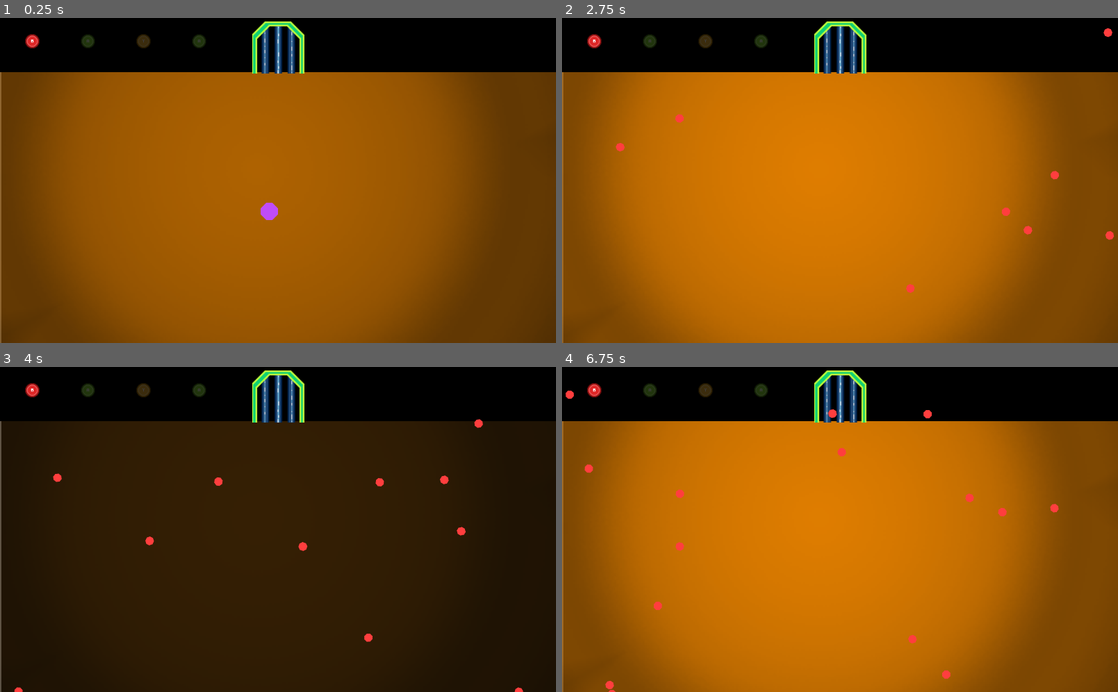
Above: before the commit, frames 1-4 (two rows, left to right).
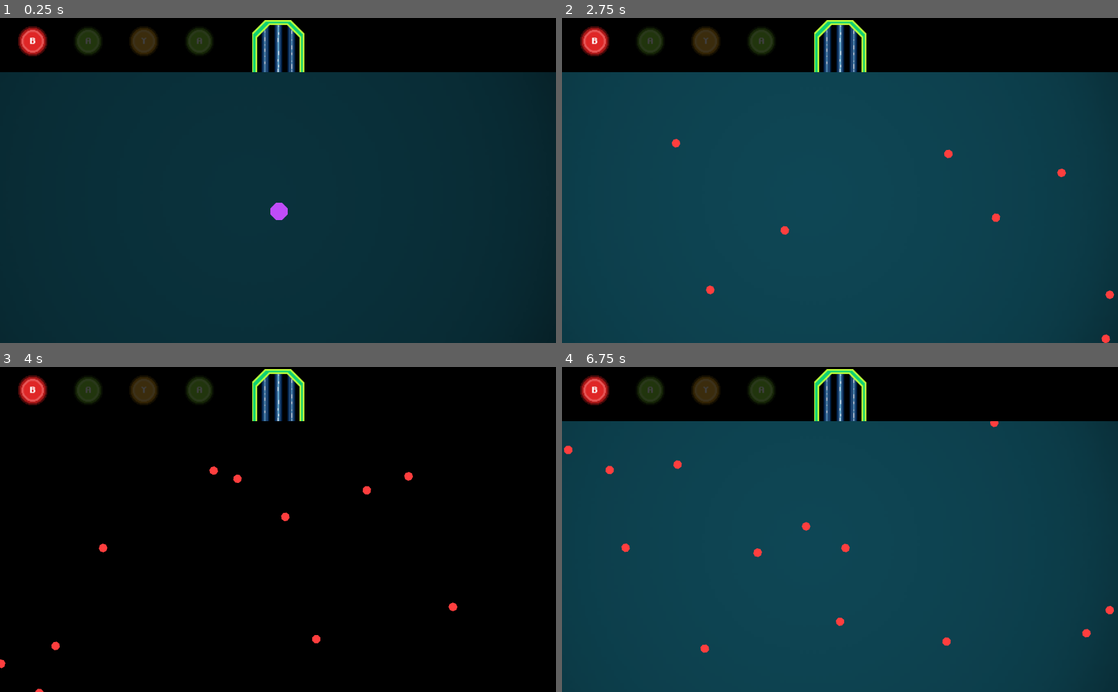
Above: after the commit, the same moments.

Repository: Agaetis-IT/inky-escape
Game: Godot game, scene res://Main.tscn
Same seed, same stepped clock (60 frames per second), same inputs: the game is played once before the commit and once after it.
Inputs:
- Up to frame 1 (0.25 s): no input
- Up to frame 2 (2.75 s): hold Right (ui_right) 0.53-1.28 s; hold Down (ui_down) 1.28-2.03 s; hold Right (ui_right) from 2.03 s (still down)
- Up to frame 3 (4 s): release Right (ui_right) at 2.78 s; hold Up (ui_up) 2.78-3.53 s; hold Left (ui_left) from 3.53 s (still down)
- Up to frame 4 (6.75 s): release Left (ui_left) at 5.03 s; hold Down (ui_down) 5.03-5.78 s; hold Right (ui_right) 5.78-6.53 s; hold Up (ui_up) from 6.53 s (still down)

The runs differ from the first frame. In frame 1, 85% of the frame differs, in the area x 0-100%, y 0-100%; in frame 2, 85%; in frame 3, 85%; in frame 4, 85%.

Commit message:
:lipstick: better UI

Diff:
--- a/Bullet/Bullet.gd
+++ b/Bullet/Bullet.gd
@@ -3,8 +3,8 @@
 export (int) var speed = 150
 
 func _on_VisibilityNotifier2D_screen_exited():
-	queue_free()
+    queue_free()
 
 func _process(delta):
-	var velocity = Vector2(speed ,0).rotated(rotation)
-	position += velocity * delta
+    var velocity = Vector2(speed ,0).rotated(rotation)
+    position += velocity * delta
--- a/Door/Door.gd
+++ b/Door/Door.gd
@@ -7,13 +7,13 @@
 var door_numbers = 3
 # Called when the node enters the scene tree for the first time.
 func _ready():
-	pass # Replace with function body.
+    pass # Replace with function body.
 
 # Called every frame. 'delta' is the elapsed time since the previous frame.
 func change_door_progress(new_door_progress):
-	door_progress = new_door_progress
-	match door_progress:
-		0: $AnimatedSprite.animation = "3_bars"
-		1: $AnimatedSprite.animation = "2_bars"
-		2: $AnimatedSprite.animation = "1_bar"
-		3: $AnimatedSprite.animation = "open"
+    door_progress = new_door_progress
+    match door_progress:
+        0: $AnimatedSprite.animation = "3_bars"
+        1: $AnimatedSprite.animation = "2_bars"
+        2: $AnimatedSprite.animation = "1_bar"
+        3: $AnimatedSprite.animation = "open"
--- a/Door/Door.tscn
+++ b/Door/Door.tscn
@@ -41,6 +41,6 @@
 shape = SubResource( 1 )
 
 [node name="AnimatedSprite" type="AnimatedSprite" parent="."]
-position = Vector2( 0.180901, 32.3571 )
+position = Vector2( 0.180901, 32.2328 )
 frames = SubResource( 2 )
 animation = "3_bars"
--- a/Main.gd
+++ b/Main.gd
@@ -12,78 +12,78 @@
 var level_finished = false
 # Called when the node enters the scene tree for the first time.
 func _ready():
-	randomize()
-	$PulseTimer.wait_time = pulse_speed
-	$PulseTimeTimer.wait_time = pulse_speed / 4
-	var tween = get_node("Tween")
-	tween.interpolate_property(light, "modulate:a",
-			1 ,0.2, pulse_speed,
-			Tween.TRANS_LINEAR, Tween.EASE_OUT)
-	tween.start()
-	$PulseTimer.start()
+    randomize()
+    $PulseTimer.wait_time = pulse_speed
+    $PulseTimeTimer.wait_time = pulse_speed / 4
+    var tween = get_node("Tween")
+    tween.interpolate_property(light, "modulate:a",
+            0.4 ,0, pulse_speed,
+            Tween.TRANS_LINEAR, Tween.EASE_OUT)
+    tween.start()
+    $PulseTimer.start()
 
 
 func _on_PulseTimer_timeout():
-	can_press = true
-	$PulseTimeTimer.start()
+    can_press = true
+    $PulseTimeTimer.start()
 
-	for i in range(2):
-		# Choose a random location on Path2D.
-		$BulletPath/BulletSpawnLocation.set_offset(randi())
-		# Create a Bullet instance and add it to the scene.
-		var bullet = Bullet.instance()
-		add_child(bullet)
-		# Set the bullet's direction perpendicular to the path direction.
-		var direction = $BulletPath/BulletSpawnLocation.rotation + PI / 2
-		# Set the bullet's position to a random location.
-		bullet.position = $BulletPath/BulletSpawnLocation.position
-		bullet.connect("body_entered", self, "_on_Bullet_body_entered")
-		# Add some randomness to the direction.
-		direction += rand_range(-PI / 4, PI / 4)
-		bullet.rotation = direction
+    for i in range(2):
+        # Choose a random location on Path2D.
+        $BulletPath/BulletSpawnLocation.set_offset(randi())
+        # Create a Bullet instance and add it to the scene.
+        var bullet = Bullet.instance()
+        add_child(bullet)
+        # Set the bullet's direction perpendicular to the path direction.
+        var direction = $BulletPath/BulletSpawnLocation.rotation + PI / 2
+        # Set the bullet's position to a random location.
+        bullet.position = $BulletPath/BulletSpawnLocation.position
+        bullet.connect("body_entered", self, "_on_Bullet_body_entered")
+        # Add some randomness to the direction.
+        direction += rand_range(-PI / 4, PI / 4)
+        bullet.rotation = direction
 
 func _on_Bullet_body_entered(body):
-	print(body.name)
-	if body.name == "Player":
-		var new_door_progress = $Door.door_progress - 1
-		if $Door.door_progress != 0:
-			$Door.change_door_progress(new_door_progress)
+    print(body.name)
+    if body.name == "Player":
+        var new_door_progress = $Door.door_progress - 1
+        if $Door.door_progress != 0:
+            $Door.change_door_progress(new_door_progress)
 
 func _on_PulseTimeTimer_timeout():
-	can_press = false
-	if is_instance_valid($QTE) and success == false and $QTE.qte_progress != 0:
-		$QTE.reset_qte()
-	success = false
+    can_press = false
+    if is_instance_valid($QTE) and success == false and $QTE.qte_progress != 0:
+        $QTE.reset_qte()
+    success = false
 
 func _physics_process(delta):
-	if can_press:
-		if is_instance_valid($QTE):
-			if $QTE.qte[$QTE.qte_progress] == "a" and Input.is_action_just_pressed("ui_a"):
-				qte_success()
-			elif $QTE.qte[$QTE.qte_progress] == "b" and Input.is_action_just_pressed("ui_b"):
-				qte_success()
-			elif $QTE.qte[$QTE.qte_progress] == "x" and Input.is_action_just_pressed("ui_x"):
-				qte_success()
-			elif $QTE.qte[$QTE.qte_progress] == "y" and Input.is_action_just_pressed("ui_y"):
-				qte_success()
-			elif $QTE.qte_progress != 0 and (Input.is_action_just_pressed("ui_a") or Input.is_action_just_pressed("ui_b") or Input.is_action_just_pressed("ui_x") or Input.is_action_just_pressed("ui_y")):
-				$QTE.reset_qte()
+    if can_press:
+        if is_instance_valid($QTE):
+            if $QTE.qte[$QTE.qte_progress] == "a" and Input.is_action_just_pressed("ui_a"):
+                qte_success()
+            elif $QTE.qte[$QTE.qte_progress] == "b" and Input.is_action_just_pressed("ui_b"):
+                qte_success()
+            elif $QTE.qte[$QTE.qte_progress] == "x" and Input.is_action_just_pressed("ui_x"):
+                qte_success()
+            elif $QTE.qte[$QTE.qte_progress] == "y" and Input.is_action_just_pressed("ui_y"):
+                qte_success()
+            elif $QTE.qte_progress != 0 and (Input.is_action_just_pressed("ui_a") or Input.is_action_just_pressed("ui_b") or Input.is_action_just_pressed("ui_x") or Input.is_action_just_pressed("ui_y")):
+                $QTE.reset_qte()
 
 func qte_success():
-	success = true
-	$QTE.qte_progress += 1
-	if $QTE.qte_progress == 4:
-		level_end()
+    success = true
+    $QTE.qte_progress += 1
+    if $QTE.qte_progress == 4:
+        level_end()
 
 func level_end():
-	var new_door_progress = $Door.door_progress + 1
-	$Door.change_door_progress(new_door_progress)
-	if new_door_progress < $Door.door_numbers:
-		$QTE.reset_qte()
-	else:
-		$QTE.queue_free()
-		level_finished = true
+    var new_door_progress = $Door.door_progress + 1
+    $Door.change_door_progress(new_door_progress)
+    if new_door_progress < $Door.door_numbers:
+        $QTE.reset_qte()
+    else:
+        $QTE.queue_free()
+        level_finished = true
 
 func _on_Door_body_entered(body):
-	if body.name == "Player" and level_finished:
-		get_tree().quit()
+    if body.name == "Player" and level_finished:
+        get_tree().quit()
--- a/Main.tscn
+++ b/Main.tscn
@@ -3,9 +3,9 @@
 [ext_resource path="res://Main.gd" type="Script" id=1]
 [ext_resource path="res://Bullet/Bullet.tscn" type="PackedScene" id=2]
 [ext_resource path="res://assets/sprites/lights/light.png" type="Texture" id=3]
-[ext_resource path="res://Door/Door.tscn" type="PackedScene" id=4]
-[ext_resource path="res://QTE.tscn" type="PackedScene" id=5]
-[ext_resource path="res://Player/Player.tscn" type="PackedScene" id=6]
+[ext_resource path="res://Player/Player.tscn" type="PackedScene" id=4]
+[ext_resource path="res://Door/Door.tscn" type="PackedScene" id=5]
+[ext_resource path="res://QTE.tscn" type="PackedScene" id=6]
 [ext_resource path="res://Assets/Musics/90bpm-loop.wav" type="AudioStream" id=7]
 
 [sub_resource type="RectangleShape2D" id=1]
@@ -13,7 +13,7 @@
 
 [sub_resource type="Curve2D" id=2]
 _data = {
-"points": PoolVector2Array( 0, 0, 0, 0, 1019.02, -1.45749, 0, 0, 0, 0, 1022.63, 601.413, 0, 0, 0, 0, 7.32004, 601.413, 0, 0, 0, 0, 2.80756, -0.554993 )
+"points": PoolVector2Array( 0, 0, 0, 0, 1022.87, 103.452, 0, 0, 0, 0, 1022.87, 604.643, 0, 0, 0, 0, 0.932129, 604.252, 0, 0, 0, 0, 0.345398, 101.301 )
 }
 
 [node name="Main" type="Node"]
@@ -22,19 +22,23 @@
 pulse_speed = 0.666
 
 [node name="ColorRect" type="ColorRect" parent="."]
-margin_left = 2.90002
-margin_top = -5.69998
-margin_right = 1034.9
-margin_bottom = 606.3
-color = Color( 0.0196078, 0.0196078, 0.0196078, 1 )
+margin_left = -17.0
+margin_top = -29.0
+margin_right = 1035.0
+margin_bottom = 609.0
+color = Color( 0, 0, 0, 1 )
 
 [node name="Light" type="Sprite" parent="."]
-modulate = Color( 1, 0.560784, 0, 1 )
-position = Vector2( 512, 296.39 )
-scale = Vector2( 2, 2 )
+modulate = Color( 0.168627, 0.819608, 0.988235, 1 )
+position = Vector2( 516.016, 355.217 )
+scale = Vector2( 3, 3 )
 texture = ExtResource( 3 )
 
+[node name="Player" parent="." instance=ExtResource( 4 )]
+position = Vector2( 513.837, 356.636 )
+
 [node name="Top Wall" type="StaticBody2D" parent="."]
+z_index = 1
 
 [node name="CollisionShape2D" type="CollisionShape2D" parent="Top Wall"]
 position = Vector2( 512, 40 )
@@ -45,9 +49,10 @@
 margin_bottom = 100.0
 color = Color( 0, 0, 0, 1 )
 
-[node name="Door" parent="." instance=ExtResource( 4 )]
-position = Vector2( 512, 6.3175 )
+[node name="Door" parent="." instance=ExtResource( 5 )]
+position = Vector2( 512, 3.3175 )
 scale = Vector2( 1.5, 1.5 )
+z_index = 1
 
 [node name="PulseTimer" type="Timer" parent="."]
 
@@ -59,19 +64,16 @@
 wait_time = 0.1
 one_shot = true
 
-[node name="QTE" parent="." instance=ExtResource( 5 )]
+[node name="QTE" parent="." instance=ExtResource( 6 )]
 position = Vector2( 59.8444, 43.188 )
 scale = Vector2( 0.4, 0.4 )
-
-[node name="Player" parent="." instance=ExtResource( 6 )]
-position = Vector2( 496.131, 356.636 )
 
 [node name="BulletPath" type="Path2D" parent="."]
 curve = SubResource( 2 )
 
 [node name="BulletSpawnLocation" type="PathFollow2D" parent="BulletPath"]
-position = Vector2( 1019.02, -1.45749 )
-rotation = 1.5648
+position = Vector2( 1022.87, 103.452 )
+rotation = 1.57078
 
 [node name="AudioStreamPlayer" type="AudioStreamPlayer" parent="."]
 stream = ExtResource( 7 )
--- a/QTE.gd
+++ b/QTE.gd
@@ -24,7 +24,8 @@
         var sprite = Sprite.new()
         sprite.texture = load("res://assets/sprites/buttons/"+qte[i]+".png")
         sprite.position = Vector2(screen_size.x*i/number_of_button,0)
-        sprite.scale = Vector2(2, 2)
+        sprite.scale = Vector2(4, 4)
+        sprite.z_index=10
         sprites[i] = sprite
         add_child(sprite)
 
